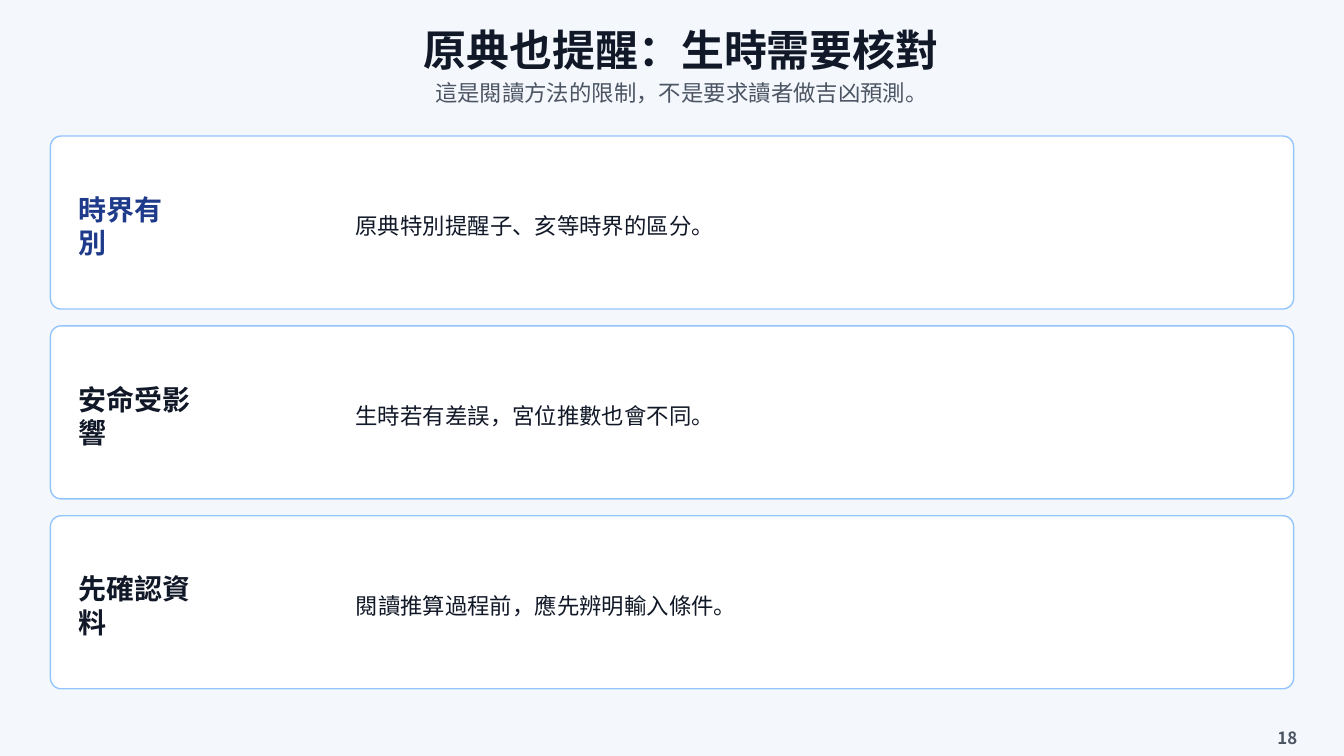
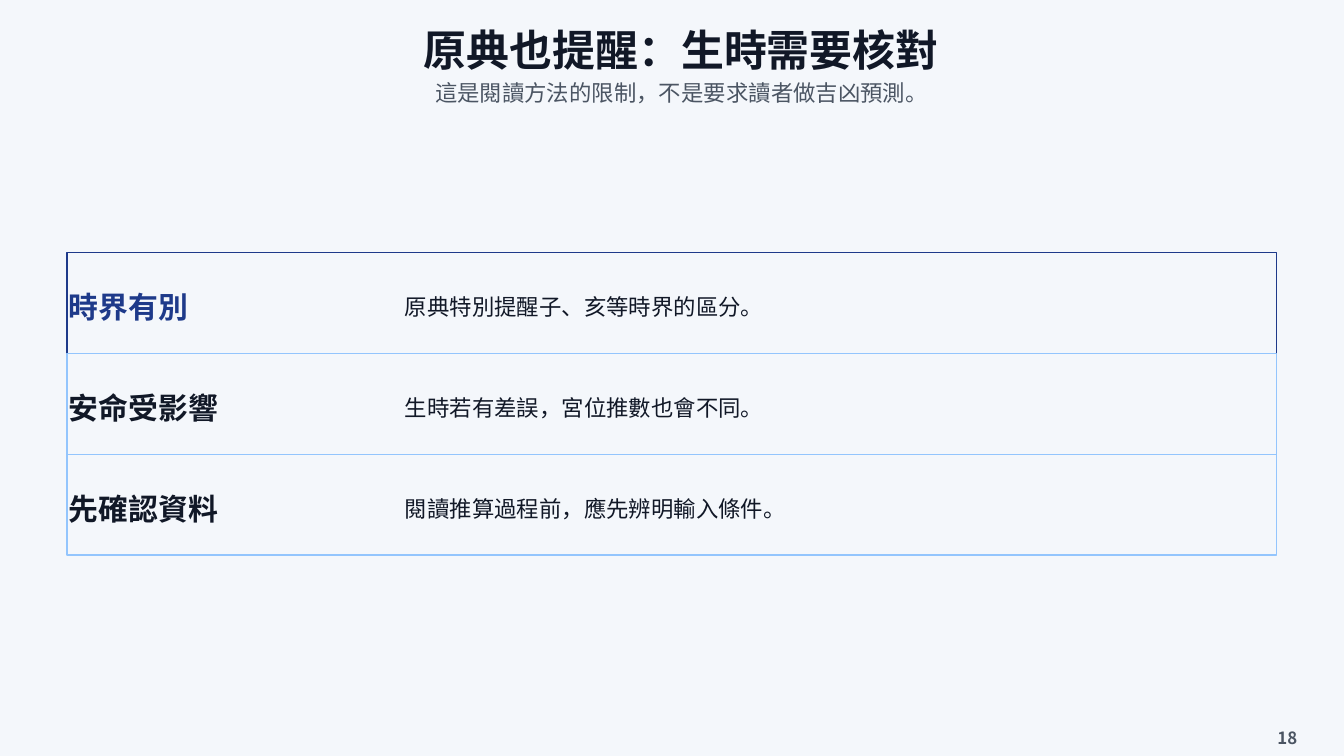
Before and after one commit to estrella123456789/S, a slide deck: slide 19 of exports/ziwei-reading.pptx. Drawn at 1344x756 pixels with LibreOffice and Linux fonts; fonts in the diff are those of the drawing; background and template pictures are left out. Boxes give left, top, right and bottom in pixels: in the first picture for what was removed or moved away, otherwise in the second. Text is boxed around its words. In the diff, an @@ line names an element or a change of style, - is before the commit and + after.

Commit message:
Adapt short slide content and repair responsive studio layout

```diff
--- a/exports/ziwei-reading.pptx
+++ b/exports/ziwei-reading.pptx
@@ rectangle: place and size @@
-rectangle at (51, 136, 1294, 309)
+rectangle at (67, 253, 1277, 353)
@@ rectangle at (67, 253, 1277, 353): rounded rectangle to rectangle; fill #FFFFFF to none; outline #93C5FD 0.75 pt to #1E3A8A 0.75 pt @@
@@ text "時界有別": place and size @@
-text "時界有別" at (78, 196, 162, 256)
+text "時界有別" at (69, 292, 188, 321)
@@ text "原典特別提醒子、亥等時界的區分。": place and size @@
-text "原典特別提醒子、亥等時界的區分。" at (356, 215, 714, 236)
+text "原典特別提醒子、亥等時界的區分。" at (405, 296, 763, 317)
@@ rectangle: place and size @@
-rectangle at (51, 325, 1294, 499)
+rectangle at (67, 353, 1277, 454)
@@ rectangle at (67, 353, 1277, 454): rounded rectangle to rectangle; fill #FFFFFF to none @@
@@ text "安命受影響": place and size @@
-text "安命受影響" at (79, 386, 191, 451)
+text "安命受影響" at (69, 393, 218, 422)
@@ text "生時若有差誤，宮位推數也會不同。": place and size @@
-text "生時若有差誤，宮位推數也會不同。" at (356, 405, 714, 427)
+text "生時若有差誤，宮位推數也會不同。" at (405, 397, 763, 418)
@@ rectangle at (67, 454, 1277, 555): rounded rectangle to rectangle; fill #FFFFFF to none @@
@@ rectangle: place and size @@
-rectangle at (51, 516, 1294, 689)
+rectangle at (67, 454, 1277, 555)
@@ size 15 to 16 pt in 3 elements at (69, 393, 218, 422), (69, 292, 188, 321), (69, 494, 218, 523) @@
@@ text "先確認資料": place and size @@
-text "先確認資料" at (79, 575, 191, 636)
+text "先確認資料" at (69, 494, 218, 523)
@@ text "閱讀推算過程前，應先辨明輸入條件。": place and size @@
-text "閱讀推算過程前，應先辨明輸入條件。" at (356, 595, 737, 617)
+text "閱讀推算過程前，應先辨明輸入條件。" at (405, 498, 786, 519)
```
Also in this commit, not shown: 18 other slides changed, 10 other files.
